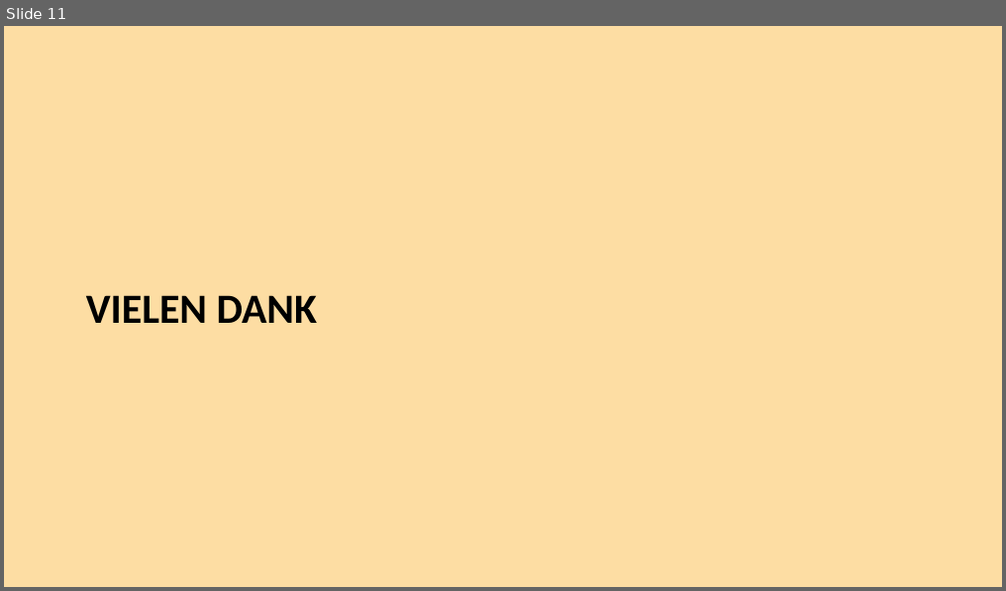
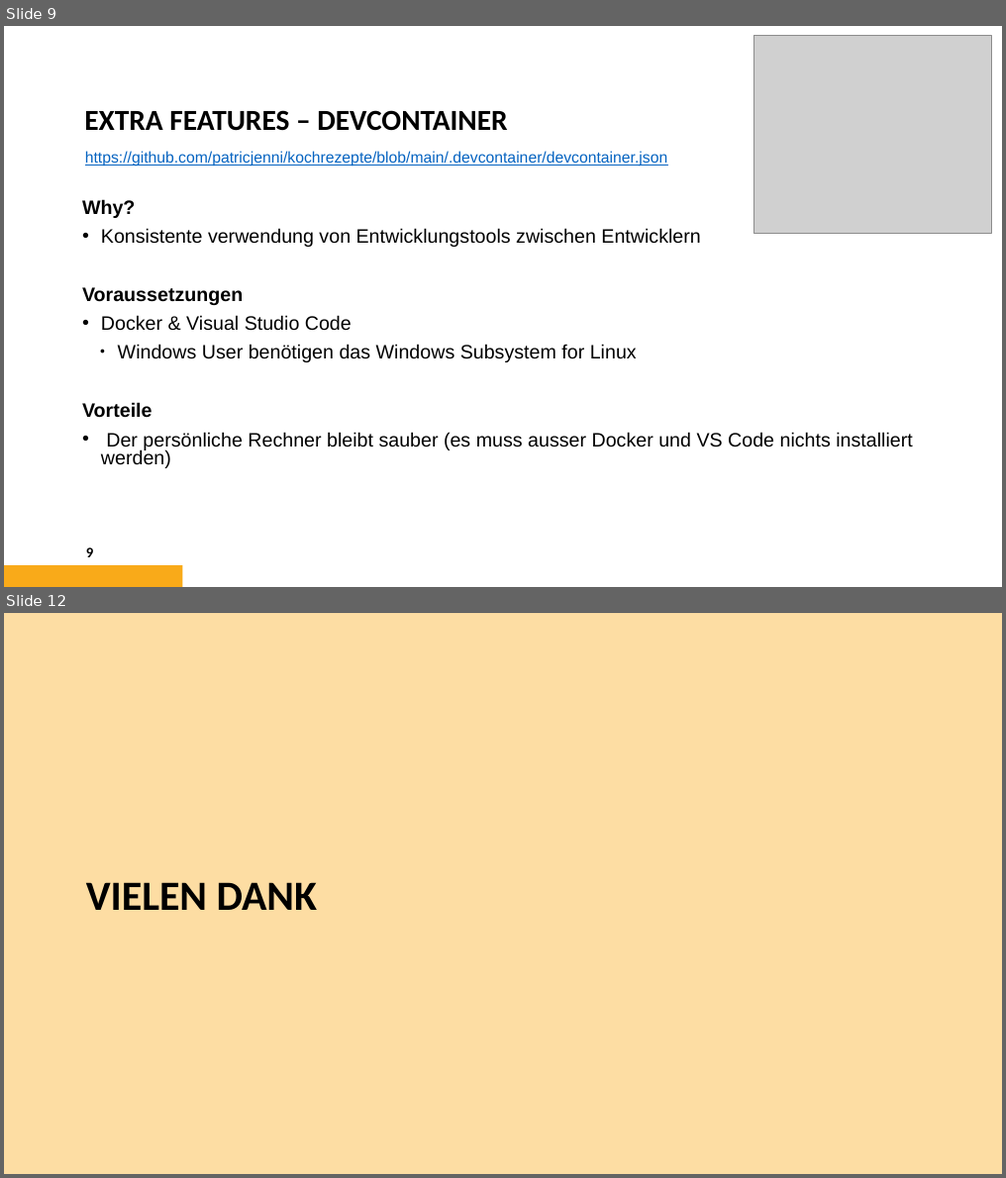
Before and after one commit to patricjenni/kochrezepte, a slide deck: docs/Präsentation_Kochrezepte.pptx. Shown one above the other, each under a label of ours: slide 11 before the commit, slides 9 and 12 after it; the slides between them are not shown. The pictures are 1006x591 and 1006x1178 pixels, drawn with LibreOffice and Linux fonts; fonts in the diff are those of the drawing; grey boxes stand for pictures; background and template pictures are left out. Boxes give left, top, right and bottom in pixels: in the first picture for what was removed or moved away, otherwise in the second. Text is boxed around its words. In the diff, an @@ line names an element or a change of style, - is before the commit and + after.

Commit message:
Add extra features to presentation

```diff
--- a/docs/Präsentation_Kochrezepte.pptx
+++ b/docs/Präsentation_Kochrezepte.pptx
@@ slide 9 added at [4, 26, 1002, 587], background #FFFFFF @@
@@ picture added at [754, 35, 991, 234] @@
@@ title added at [84, 110, 507, 131], 28 pt, text #000000, bold @@
+EXTRA FEATURES – DEVCONTAINER
@@ text added at [85, 151, 668, 167], 15 pt, text #0563C1, underline @@
+https://github.com/patricjenni/kochrezepte/blob/main/.devcontainer/devcontainer.json
@@ text added at [82, 199, 912, 469], 18.7 pt, text #000000 @@
+Why?
+• Konsistente verwendung von Entwicklungstools zwischen Entwicklern
+Voraussetzungen
+• Docker & Visual Studio Code
+  ● Windows User benötigen das Windows Subsystem for Linux
+Vorteile
+• Der persönliche Rechner bleibt sauber (es muss ausser Docker und VS Code nichts installiert werden)
@@ page number added at [86, 548, 93, 558], 14 pt, text #000000, bold @@
+9
@@ rectangle added at [4, 566, 183, 587], fill #F9AA19 @@
@@ what was slide 11 is now slide 12 @@
```
Also in this commit, not shown: 6 slides changed, 1 other slide added, 1 slide removed.
